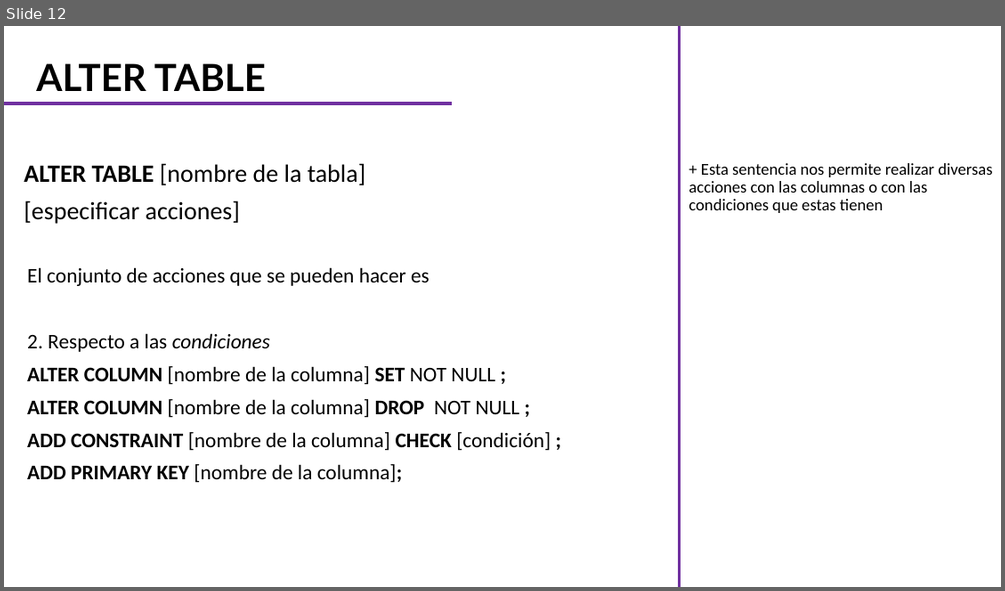
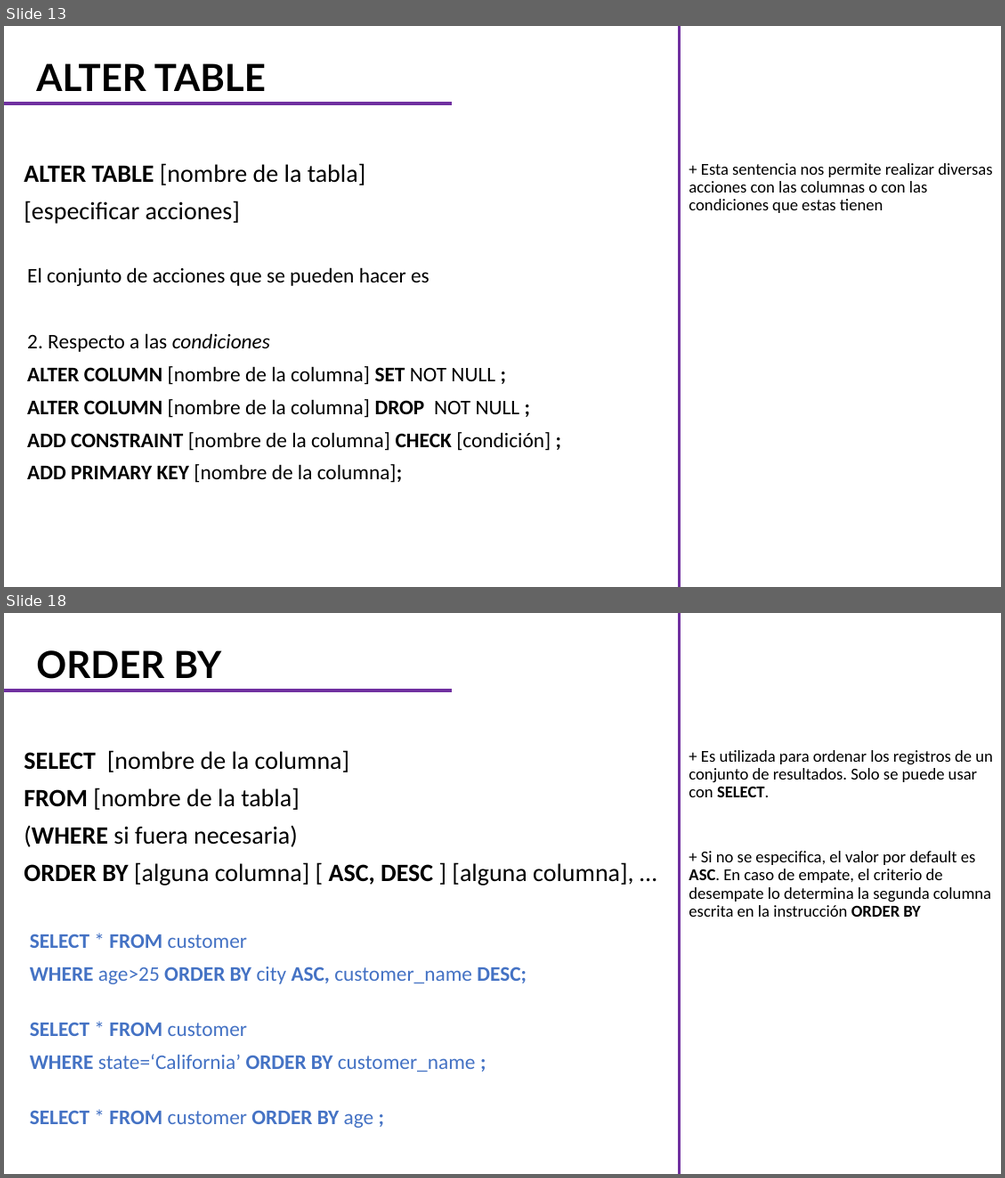
Before and after one commit to CarlosCamposs/Curso-AABD_SQL, a slide deck: Curso AABD-SQL (Notas).pptx. Shown one above the other, each under a label of ours: slide 12 before the commit, slides 13 and 18 after it; the slides between them are not shown. The pictures are 1005x591 and 1005x1178 pixels, drawn with LibreOffice and Linux fonts; fonts in the diff are those of the drawing. Boxes give left, top, right and bottom in pixels: in the first picture for what was removed or moved away, otherwise in the second. Text is boxed around its words. In the diff, an @@ line names an element or a change of style, - is before the commit and + after.

```diff
--- a/Curso AABD-SQL (Notas).pptx
+++ b/Curso AABD-SQL (Notas).pptx
@@ slide 18 added at box(4, 613, 1001, 1174), background #FFFFFF @@
@@ line added from (680, 1174) to (680, 613), #7030A0 3 pt @@
@@ title added at box(36, 650, 222, 679), 36 pt, text #000000, bold @@
+ORDER BY
@@ line added from (4, 690) to (451, 690), #7030A0 3 pt @@
@@ subtitle added at box(24, 750, 634, 885), 24 pt, text #000000 @@
+SELECT [nombre de la columna]
+FROM [nombre de la tabla]
+(WHERE si fuera necesaria)
+ORDER BY [alguna columna] [ ASC, DESC ] [alguna columna], …
@@ text added at box(688, 750, 993, 797), 16 pt, text #000000 @@
++ Es utilizada para ordenar los registros de un conjunto de resultados. Solo se puede usar con SELECT.
@@ text added at box(688, 851, 991, 916), 16 pt, text #000000 @@
++ Si no se especifica, el valor por default es ASC. En caso de empate, el criterio de desempate lo determina la segunda columna escrita en la instrucción ORDER BY
@@ text added at box(30, 933, 526, 984), 20 pt, text #4472C4 @@
+SELECT * FROM customer
+WHERE age>25 ORDER BY city ASC, customer_name DESC;
@@ text added at box(30, 1022, 476, 1071), 20 pt, text #4472C4 @@
+SELECT * FROM customer
+WHERE state=‘California’ ORDER BY customer_name ;
@@ text added at box(30, 1110, 374, 1127), 20 pt, text #4472C4, bold @@
+SELECT * FROM customer ORDER BY age ;
@@ what was slide 12 is now slide 13 @@
```
Also in this commit, not shown: 1 slide changed, 6 other slides added.
